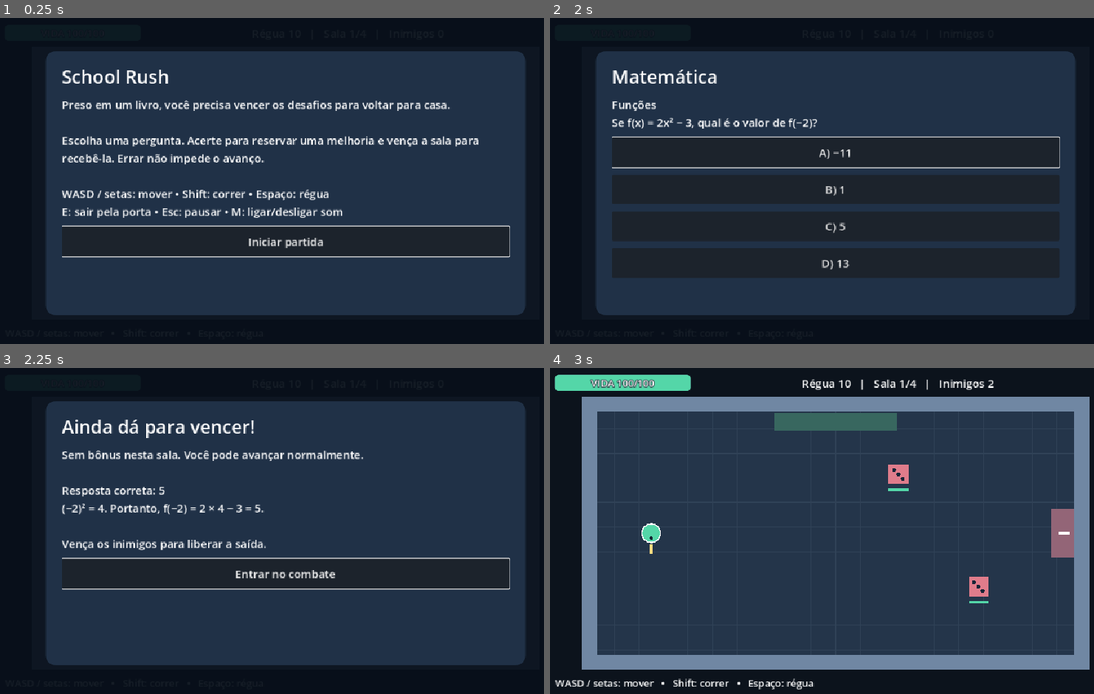
Above: before the commit, frames 1-4 (two rows, left to right).
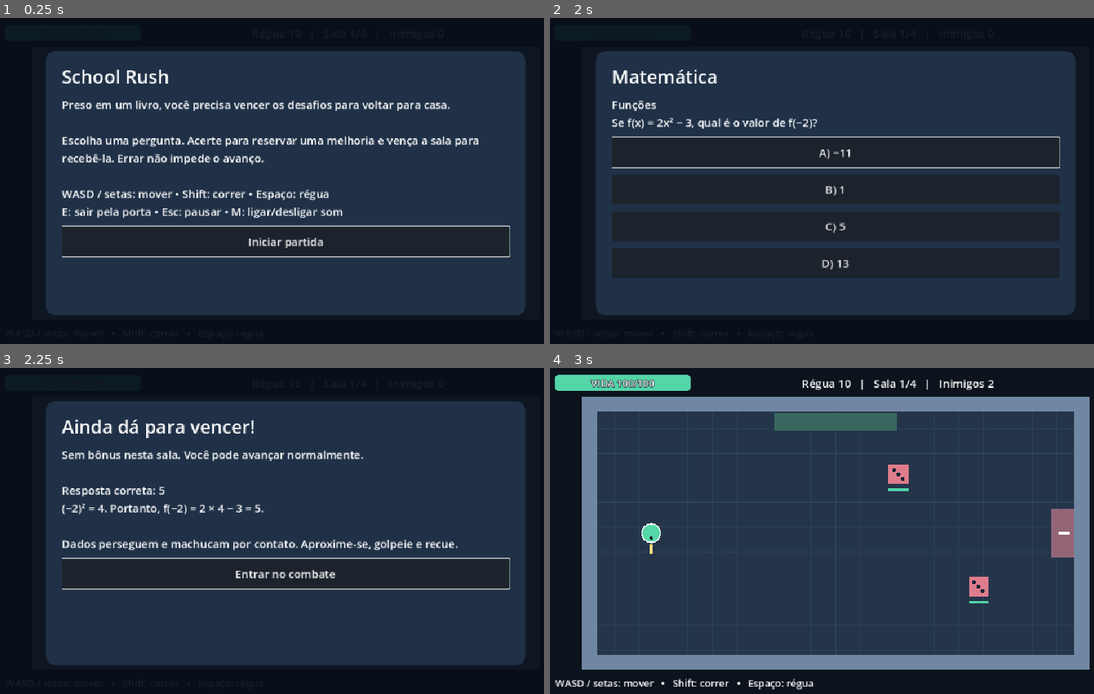
Above: after the commit, the same moments.

Repository: Igh0r/ProjectSchoolRush
Game: Godot game, scene res://main.tscn
Two runs of this game, one before a commit and one after it. Both use one fixed random seed, a clock stepped at 60 frames per second and the inputs below.
Inputs:
- Up to frame 1 (0.25 s): no input
- Up to frame 2 (2 s): click "Iniciar partida" at 0.5 s; click "Matemática • Se f(x) = 2x² − …" at 1.25 s
- Up to frame 3 (2.25 s): click "A) −11" at 2 s
- Up to frame 4 (3 s): click "Entrar no combate" at 2.75 s

Frames 1-2 are identical in both runs. In frame 3, 1.1% of the frame differs, in the area x 11-85%, y 52-56%; in frame 4, nothing differs.

Commit message:
feat: introduce mixed encounters with progressive enemy tutorials

Diff:
--- a/scripts/systems/main.gd
+++ b/scripts/systems/main.gd
@@ -122,7 +122,7 @@
 	state = State.FEEDBACK
 	var result := "Acertou!" if correct else "Ainda dá para vencer!"
 	var reward_text := "Bônus reservado: %s." % questions.reward_description(questions.pending_reward) if correct else "Sem bônus nesta sala. Você pode avançar normalmente."
-	var tip := "Napoleão espera no ginásio! A linha amarela avisa a direção da investida. Saia da linha e ataque durante a recuperação." if room_index == 3 else "Vença os inimigos para liberar a saída."
+	var tip: String = room.encounter_tip(room_index)
 	ui.show_panel(result, "%s\n\nResposta correta: %s\n%s\n\n%s" % [reward_text, questions.selected.options[int(questions.selected.correct)], questions.selected.explanation, tip], [{"text": "Entrar no combate", "action": begin_combat}])
 
 func begin_combat() -> void:
--- a/scripts/systems/room.gd
+++ b/scripts/systems/room.gd
@@ -8,6 +8,12 @@
 	"boss": preload("res://scenes/enemies/boss.tscn"),
 }
 const PROJECTILE = preload("res://scripts/enemies/projectile.gd")
+const ENCOUNTERS := [
+	{"kinds": ["dice", "dice"], "tip": "Dados perseguem e machucam por contato. Aproxime-se, golpeie e recue."},
+	{"kinds": ["dice", "dice", "cloud"], "tip": "Nova ameaça: nuvem. A linha e o aviso DISPARO indicam a mira fixa. Saia da linha e aproxime-se entre os tiros."},
+	{"kinds": ["dice", "dice", "cloud", "centurion"], "tip": "Nova ameaça: centurião. Saia do setor marcado GOLPE e ataque durante a recuperação. Cuidado também com a nuvem!"},
+	{"kinds": ["boss"], "tip": "Napoleão espera no ginásio! A linha amarela avisa a direção da investida. Saia da linha e ataque durante a recuperação."},
+]
 const ENTRY := Vector2(100, 210)
 const DOOR := Vector2(770, 210)
 var enemies: Array[Node] = []
@@ -44,10 +50,14 @@
 	clear_enemies()
 	boss_room = index == 3
 	var points := [Vector2(520, 110), Vector2(650, 300), Vector2(470, 320), Vector2(680, 100)]
-	for i in range(1 if boss_room else index + 2):
-		spawn_enemy("boss" if boss_room else "dice", Vector2(600, 210) if boss_room else points[i], player)
+	var kinds: Array = ENCOUNTERS[index].kinds
+	for i in range(kinds.size()):
+		spawn_enemy(kinds[i], Vector2(600, 210) if boss_room else points[i], player)
 	set_combat(true)
 	queue_redraw()
+
+func encounter_tip(index: int) -> String:
+	return ENCOUNTERS[index].tip
 
 func spawn_enemy(kind: String, point: Vector2, player: CharacterBody2D) -> Node:
 	var enemy = ENEMY_SCENES[kind].instantiate()
--- a/tests/capture_enemies.gd
+++ b/tests/capture_enemies.gd
@@ -32,6 +32,16 @@
 	cloud.phase = cloud.Phase.WARNING
 	cloud.queue_redraw()
 	await save_preview("24-monsters-resized")
+	root.size = Vector2i(960, 540)
+	for room_index in [1, 2]:
+		game.start_run()
+		game.room_index = room_index
+		game._prepare_question()
+		game.choose_question(0)
+		game.answer_question(int(game.questions.selected.correct))
+		await save_preview("25-room-%d-tip" % (room_index + 1))
+		game.begin_combat()
+		await save_preview("26-room-%d-encounter" % (room_index + 1))
 	game.queue_free()
 	await process_frame
 	await create_timer(0.1).timeout
--- /dev/null
+++ b/tests/test_encounters.gd
@@ -0,0 +1,79 @@
+extends SceneTree
+
+var failures: int = 0
+
+func _initialize() -> void:
+	call_deferred("run_tests")
+
+func check(condition: bool, message: String) -> void:
+	if not condition:
+		failures += 1
+		push_error(message)
+
+func begin_room(game: Node) -> void:
+	game.choose_question(0)
+	game.answer_question((int(game.questions.selected.correct) + 1) % 4)
+	game.begin_combat()
+
+func spawn_shot(game: Node) -> void:
+	for enemy in game.room.enemies:
+		if enemy.has_signal("shot_requested"):
+			enemy.shot_requested.emit(enemy, Vector2(600, 100), Vector2.LEFT)
+
+func run_tests() -> void:
+	var game = load("res://main.tscn").instantiate()
+	root.add_child(game)
+	game.start_run()
+	var expected := [["dice", "dice"], ["dice", "dice", "cloud"], ["dice", "dice", "cloud", "centurion"], ["boss"]]
+	for index in range(4):
+		check(game.room.projectiles.is_empty(), "Perguntas devem iniciar sem projéteis")
+		begin_room(game)
+		check(game.room.enemies.size() == expected[index].size(), "Quantidade por sala deve respeitar introdução gradual")
+		for i in range(game.room.enemies.size()):
+			var enemy = game.room.enemies[i]
+			check(enemy.scene_file_path == "res://scenes/enemies/%s.tscn" % expected[index][i], "Composição da sala está incorreta")
+			check(enemy.position.distance_to(game.room.ENTRY) >= 160.0, "Spawn deve dar espaço seguro na entrada")
+			check(enemy.active, "Todos os tipos devem iniciar ativos no combate")
+		check(not game.room.door_open, "Porta deve começar fechada")
+		spawn_shot(game)
+		if index in [1, 2]:
+			check(game.room.projectiles.size() == 1, "Nuvem deve disparar nas salas integradas")
+		game.room.enemies[0].take_damage(1000)
+		if index < 3:
+			check(not game.room.enemies.is_empty() and not game.room.door_open, "Matar só um inimigo não libera saída")
+			for enemy in game.room.enemies.duplicate():
+				enemy.take_damage(1000)
+		await process_frame
+		check(game.room.projectiles.is_empty(), "Concluir sala deve remover todos os perigos")
+		check(game.player.damage == 10 and game.player.max_health == 100 and game.player.speed_bonus_percent == 0, "É possível progredir sem bônus após erros")
+		if index < 3:
+			check(game.state == game.State.CLEARED, "Encontro misto deve liberar saída")
+			game.player.position = game.room.DOOR
+			game.advance_room()
+		else:
+			check(game.state == game.State.VICTORY, "Sequência deve terminar no chefe")
+	# Um tiro em voo não pode sobreviver a derrota, menu ou reinício da pausa.
+	for action in ["defeat", "menu", "restart"]:
+		game.start_run()
+		game.room_index = 1
+		begin_room(game)
+		spawn_shot(game)
+		var shot = game.room.projectiles[0]
+		if action == "defeat":
+			game.player.take_damage(1000)
+			check(game.state == game.State.DEFEAT, "Dano letal deve encerrar encontro misto")
+		elif action == "menu":
+			game.toggle_pause()
+			game.show_menu()
+		else:
+			game.toggle_pause()
+			game.start_run()
+		check(not shot.active and game.room.projectiles.is_empty(), "Transição deve cancelar tiros imediatamente: " + action)
+		check(not paused, "Transição deve destravar a árvore: " + action)
+		await process_frame
+	await process_frame
+	game.queue_free()
+	await process_frame
+	await create_timer(0.1).timeout
+	print("ENCOUNTERS TESTS: %d failure(s)" % failures)
+	quit(1 if failures else 0)
Not shown, added: tests/capture_enemies.gd.uid
Not shown, added: tests/test_encounters.gd.uid
Not shown, changed: PLANO_MVP.md
Not shown, changed: tools/check.ps1
